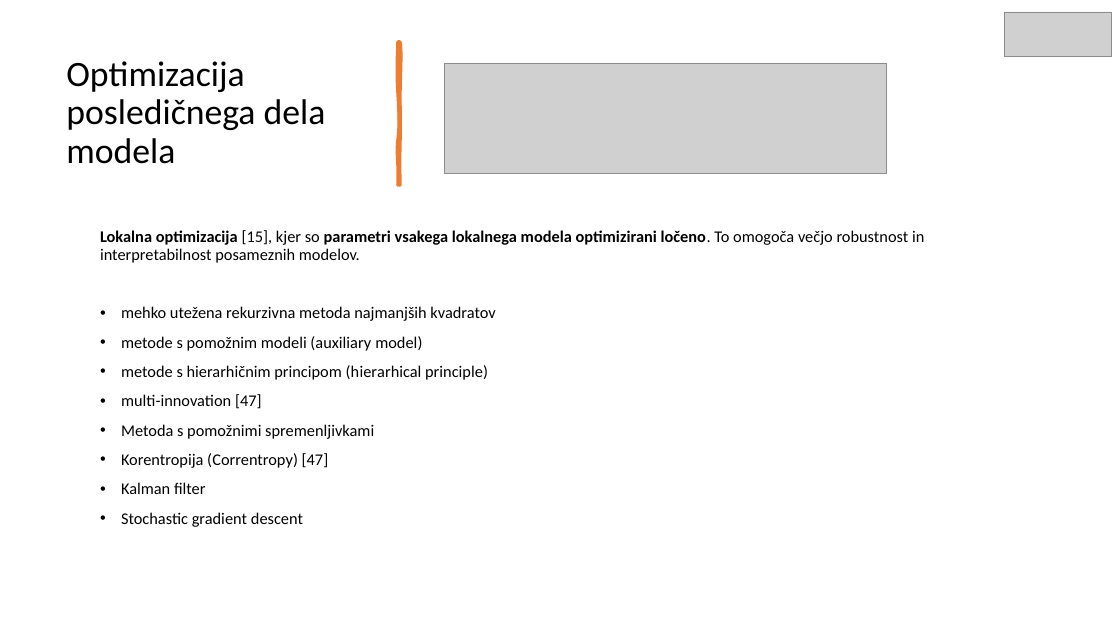
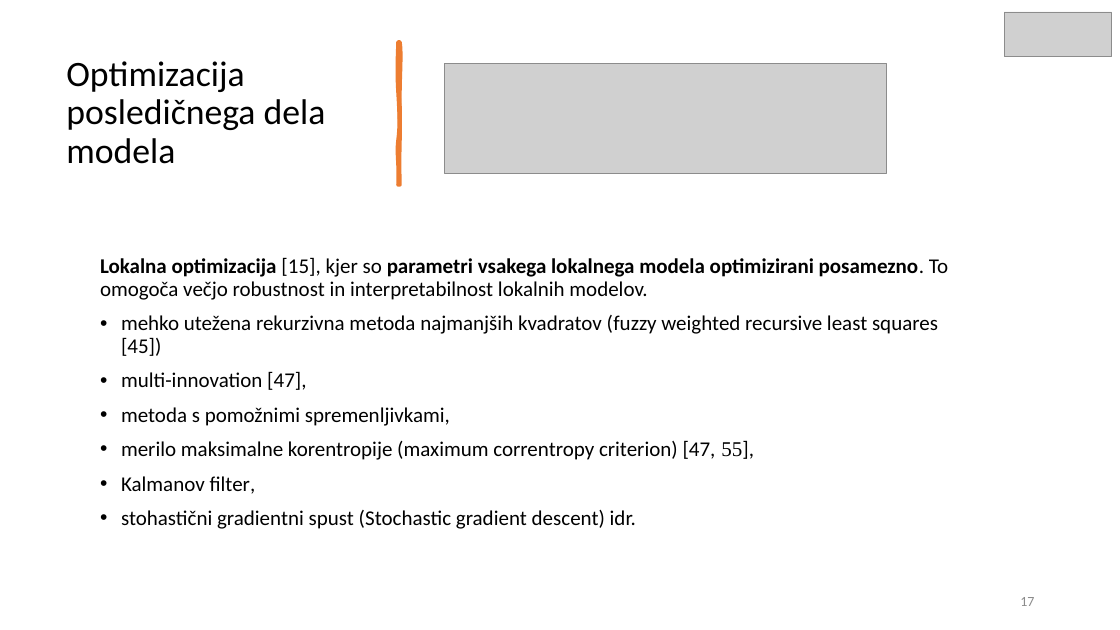
Before and after one commit to mihaozbot/Seminarska-1, a slide deck: slide 17 of Samo razvijajoci se sistemi_v3.pptx (slide 16 before the commit). Drawn at 1120x630 pixels with LibreOffice and Linux fonts; fonts in the diff are those of the drawing; grey boxes stand for pictures. Boxes give left, top, right and bottom in pixels: in the first picture for what was removed or moved away, otherwise in the second. Text is boxed around its words. In the diff, an @@ line names an element or a change of style, - is before the commit and + after.

```diff
--- a/Samo razvijajoci se sistemi_v3.pptx
+++ b/Samo razvijajoci se sistemi_v3.pptx
@@ text at (100,257,948,529): text changed; size 14 to 18 pt @@
-Lokalna optimizacija [15], kjer so parametri vsakega lokalnega modela optimizirani ločeno. To omogoča večjo robustnost in interpretabilnost posameznih modelov.
-• mehko utežena rekurzivna metoda najmanjših kvadratov
-• metode s pomožnim modeli (auxiliary model)
-• metode s hierarhičnim principom (hierarhical principle)
-• multi-innovation [47]
-• Metoda s pomožnimi spremenljivkami
-• Korentropija (Correntropy) [47]
-• Kalman filter
-• Stochastic gradient descent
+Lokalna optimizacija [15], kjer so parametri vsakega lokalnega modela optimizirani posamezno. To omogoča večjo robustnost in interpretabilnost lokalnih modelov.
+• mehko utežena rekurzivna metoda najmanjših kvadratov (fuzzy weighted recursive least squares [45])
+• multi-innovation [47],
+• metoda s pomožnimi spremenljivkami,
+• merilo maksimalne korentropije (maximum correntropy criterion) [47, 55],
+• Kalmanov filter,
+• stohastični gradientni spust (Stochastic gradient descent) idr.
@@ page number added at (1020,597,1034,606), 12 pt, text #8C8C8C @@
+17
```
Also in this commit, not shown: 16 other slides changed, 4 slides added, 1 slide removed, 21 other files.
